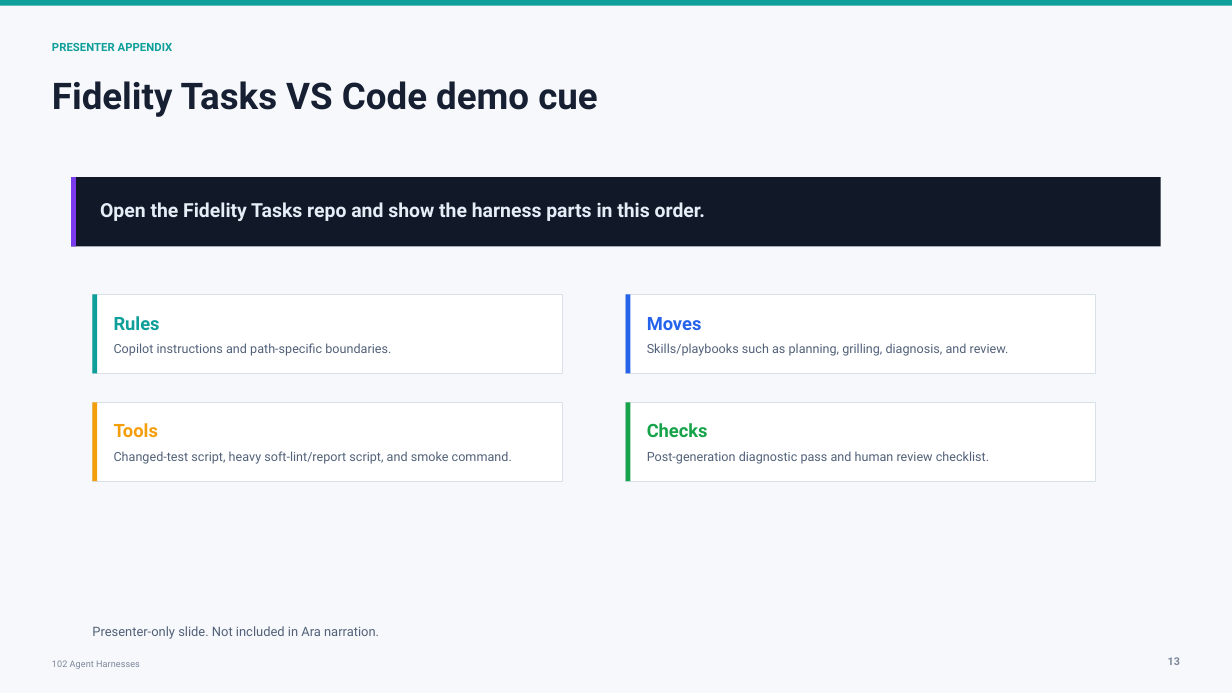
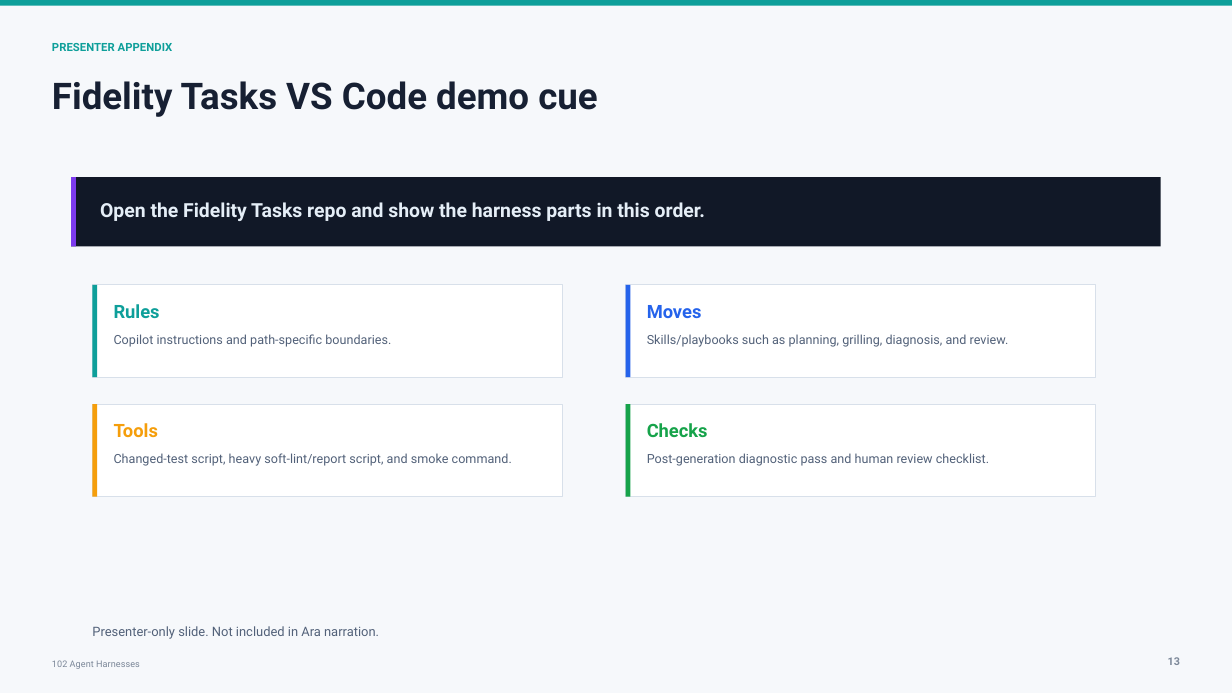
Before and after one commit to Cmcd9155/101-ai-basics-for-developers-presentation, a slide deck: slide 13 of presentations/102/deck/102-agent-harnesses.pptx. Drawn at 1232x693 pixels with LibreOffice and Linux fonts; fonts in the diff are those of the drawing. Boxes give left, top, right and bottom in pixels: in the first picture for what was removed or moved away, otherwise in the second. Text is boxed around its words. In the diff, an @@ line names an element or a change of style, - is before the commit and + after.

```diff
--- a/presentations/102/deck/102-agent-harnesses.pptx
+++ b/presentations/102/deck/102-agent-harnesses.pptx
@@ rectangle: place and size @@
-rectangle at [92, 295, 562, 373]
+rectangle at [92, 285, 562, 377]
@@ rectangle: place and size @@
-rectangle at [92, 295, 97, 373]
+rectangle at [92, 285, 97, 377]
@@ rectangle: place and size @@
-rectangle at [626, 295, 1095, 373]
+rectangle at [626, 285, 1095, 377]
@@ rectangle: place and size @@
-rectangle at [626, 295, 630, 373]
+rectangle at [626, 285, 630, 377]
@@ text "Rules": place and size @@
-text "Rules" at [114, 316, 160, 330]
+text "Rules" at [114, 304, 160, 318]
@@ text "Moves": place and size @@
-text "Moves" at [647, 317, 702, 330]
+text "Moves" at [647, 305, 702, 318]
@@ text "Copilot instructions and path-specific boundaries.": place and size @@
-text "Copilot instructions and path-specific boundaries." at [114, 343, 391, 356]
+text "Copilot instructions and path-specific boundaries." at [114, 334, 391, 347]
@@ text "Skills/playbooks such as planning, grilling, ...": place and size @@
-text "Skills/playbooks such as planning, grilling, ..." at [647, 343, 1009, 356]
+text "Skills/playbooks such as planning, grilling, ..." at [647, 334, 1009, 347]
@@ rectangle: place and size @@
-rectangle at [92, 402, 562, 481]
+rectangle at [92, 405, 562, 497]
@@ rectangle: place and size @@
-rectangle at [92, 402, 97, 481]
+rectangle at [92, 405, 97, 497]
@@ rectangle: place and size @@
-rectangle at [626, 402, 1095, 481]
+rectangle at [626, 405, 1095, 497]
@@ rectangle: place and size @@
-rectangle at [626, 402, 630, 481]
+rectangle at [626, 405, 630, 497]
```
Also in this commit, not shown: 11 other slides changed, 17 other files.
